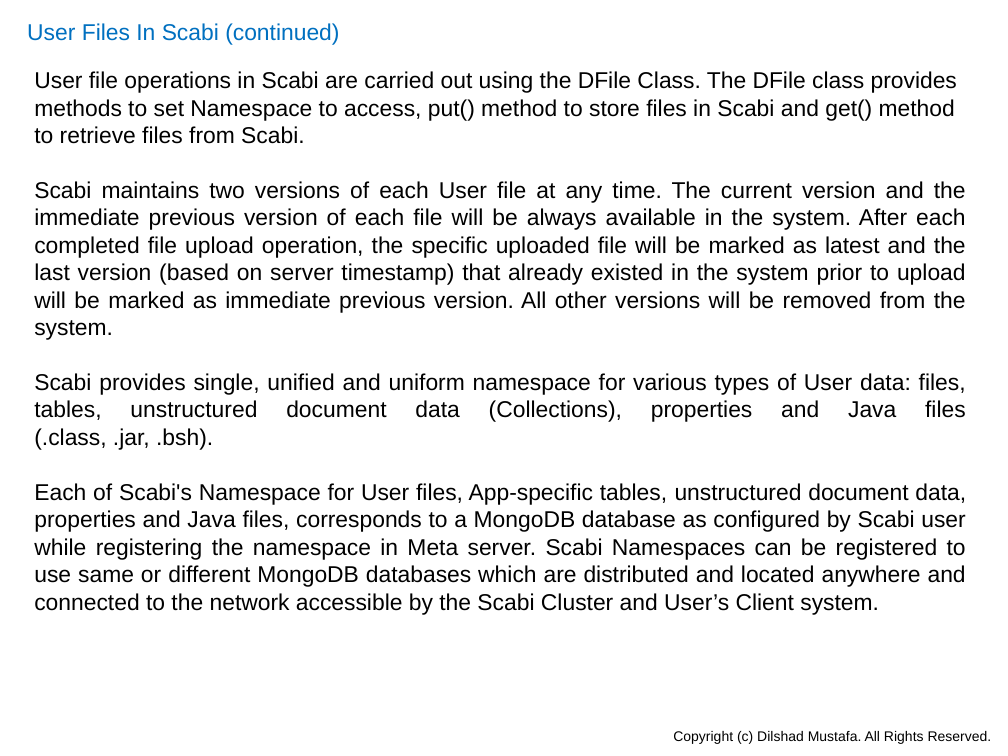
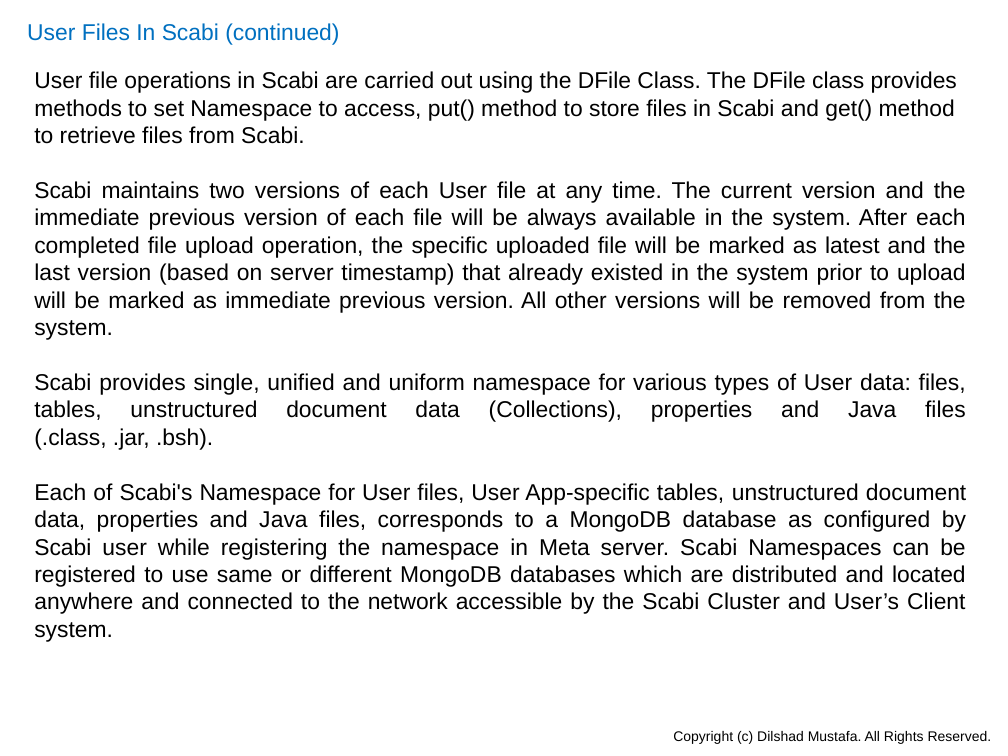
Before and after one commit to dilshadmustafa/scabi, a slide deck: slide 32 of Documentation/Scabi.pptx. Drawn at 1008x756 pixels with LibreOffice and Linux fonts; fonts in the diff are those of the drawing. Boxes give left, top, right and bottom in pixels: in the first picture for what was removed or moved away, otherwise in the second. Text is boxed around its words. In the diff, an @@ line names an element or a change of style, - is before the commit and + after.

```diff
--- a/Documentation/Scabi.pptx
+++ b/Documentation/Scabi.pptx
@@ text at [34, 483, 966, 642]: text changed @@
-Each of Scabi's Namespace for User files, App-specific tables, unstructured document data, properties and Java files, corresponds to a MongoDB database as configured by Scabi user while registering the namespace in Meta server. Scabi Namespaces can be registered to use same or different MongoDB databases which are distributed and located anywhere and connected to the network accessible by the Scabi Cluster and User’s Client system.
+Each of Scabi's Namespace for User files, User App-specific tables, unstructured document data, properties and Java files, corresponds to a MongoDB database as configured by Scabi user while registering the namespace in Meta server. Scabi Namespaces can be registered to use same or different MongoDB databases which are distributed and located anywhere and connected to the network accessible by the Scabi Cluster and User’s Client system.
```
Also in this commit, not shown: 10 other slides changed.
